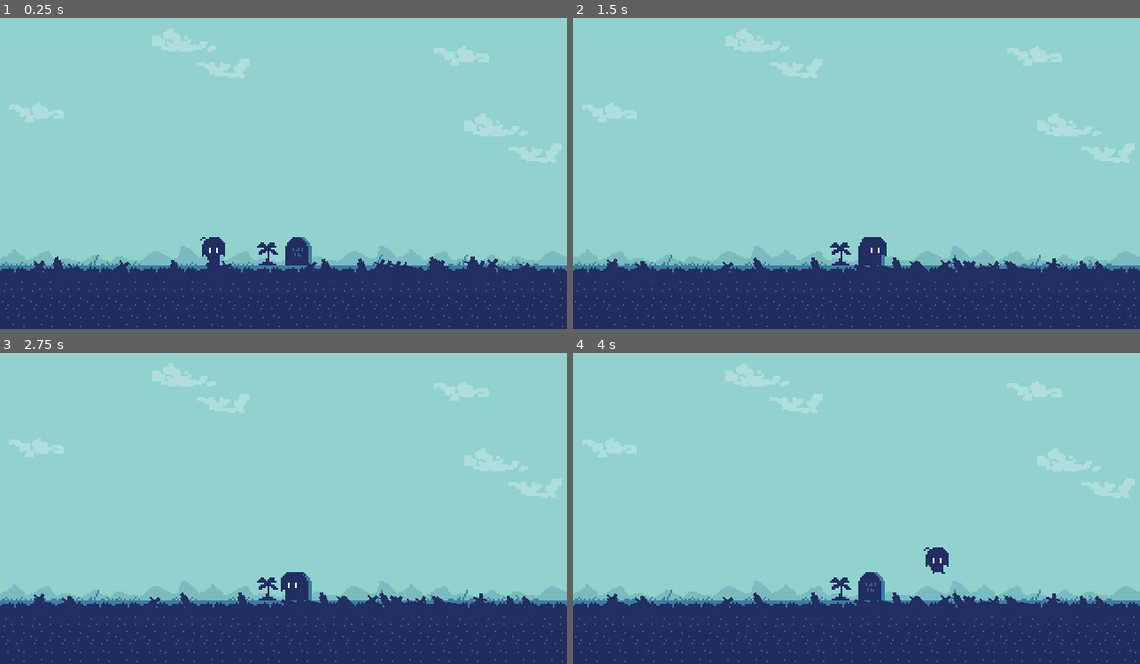
Above: before the commit, frames 1-4 (two rows, left to right).
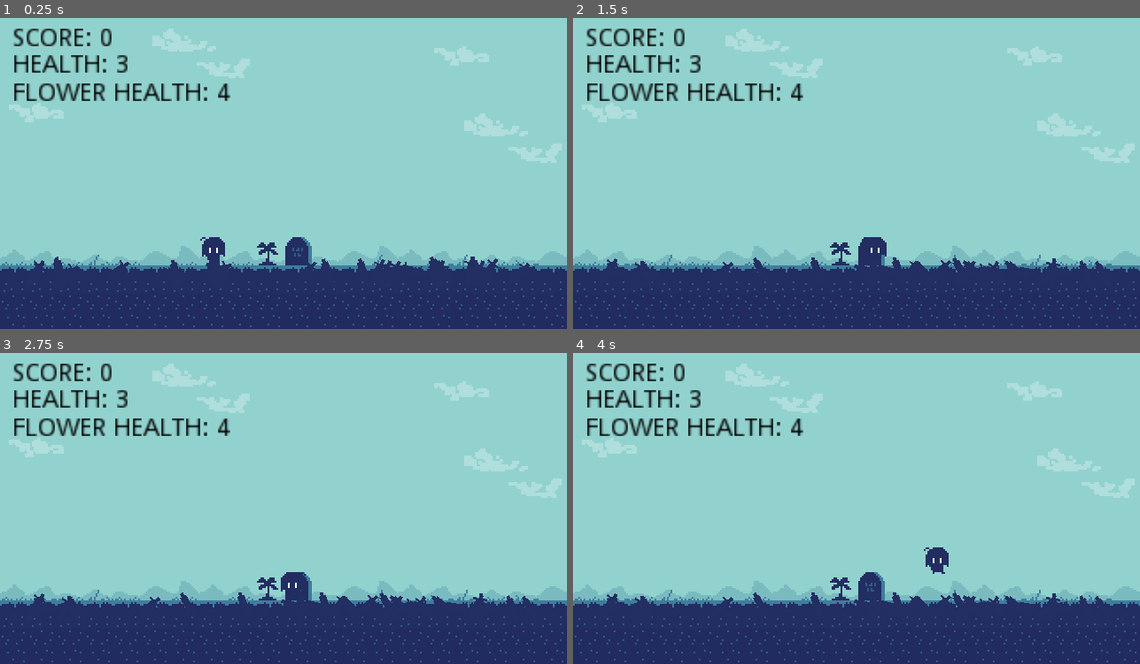
Above: after the commit, the same moments.

Repository: mwpodgorni/DDDD-Project
Game: Godot game, scene res://choice.tscn
Two runs of this game, one before a commit and one after it. Both use one fixed random seed, a clock stepped at 60 frames per second and the inputs below.
Inputs:
- Up to frame 1 (0.25 s): no input
- Up to frame 2 (1.5 s): tap Enter (ui_reload) at 0.5 s; hold Right (ui_right) 0.53-1.28 s; tap V (ui_accept) at 0.77 s; hold Left (ui_left) from 1.28 s (still down)
- Up to frame 3 (2.75 s): tap V (ui_accept) at 1.52 s; release Left (ui_left) at 2.03 s; hold Right (ui_right) from 2.03 s (still down)
- Up to frame 4 (4 s): tap V (ui_accept) at 3.02, 3.77 s; release Right (ui_right) at 3.53 s; hold Left (ui_left) from 3.53 s (still down)

The runs differ from the first frame. In frame 1, 2.1% of the frame differs, in the area x 2-41%, y 3-27%; in frame 2, 2.1%; in frame 3, 2.1%; in frame 4, 2.1%.

Commit message:
add score, player health and flower health

Diff:
--- /dev/null
+++ b/LD46/FlowerHealth.gd
@@ -0,0 +1,14 @@
+extends Label
+
+
+# Declare member variables here. Examples:
+# var a = 2
+# var b = "text"
+
+
+# Called when the node enters the scene tree for the first time.
+func _ready():
+	self.modulate = Color(0, 0, 0, 1)
+# Called every frame. 'delta' is the elapsed time since the previous frame.
+func _process(delta):
+	self.text = "FLOWER HEALTH: "+str(gl.flowerHealth)
--- /dev/null
+++ b/LD46/HEALTH.gd
@@ -0,0 +1,9 @@
+extends Label
+
+
+# Called when the node enters the scene tree for the first time.
+func _ready():
+	self.modulate = Color(0, 0, 0, 1)
+# Called every frame. 'delta' is the elapsed time since the previous frame.
+func _process(delta):
+	self.text = "HEALTH: "+str(gl.health)
--- a/LD46/LD46.tscn
+++ b/LD46/LD46.tscn
@@ -12,6 +12,9 @@
 [ext_resource path="res://LD46/sfx/jump.wav" type="AudioStream" id=10]
 [ext_resource path="res://LD46/sfx/hurt.wav" type="AudioStream" id=11]
 [ext_resource path="res://LD46/music/base.ogg" type="AudioStream" id=12]
+[ext_resource path="res://LD46/SCORE.gd" type="Script" id=13]
+[ext_resource path="res://LD46/HEALTH.gd" type="Script" id=14]
+[ext_resource path="res://LD46/FlowerHealth.gd" type="Script" id=15]
 
 [sub_resource type="TileSet" id=1]
 0/name = "sprite.png 0"
@@ -22,6 +25,10 @@
 0/tile_mode = 0
 0/occluder_offset = Vector2( 0, 0 )
 0/navigation_offset = Vector2( 0, 0 )
+0/shape_offset = Vector2( 0, 0 )
+0/shape_transform = Transform2D( 1, 0, 0, 1, 0, 0 )
+0/shape_one_way = false
+0/shape_one_way_margin = 0.0
 0/shapes = [  ]
 0/z_index = 0
 1/name = "sprite.png 1"
@@ -32,6 +39,10 @@
 1/tile_mode = 0
 1/occluder_offset = Vector2( 0, 0 )
 1/navigation_offset = Vector2( 0, 0 )
+1/shape_offset = Vector2( 0, 0 )
+1/shape_transform = Transform2D( 1, 0, 0, 1, 0, 0 )
+1/shape_one_way = false
+1/shape_one_way_margin = 0.0
 1/shapes = [  ]
 1/z_index = 0
 2/name = "sprite.png 2"
@@ -42,6 +53,10 @@
 2/tile_mode = 0
 2/occluder_offset = Vector2( 0, 0 )
 2/navigation_offset = Vector2( 0, 0 )
+2/shape_offset = Vector2( 0, 0 )
+2/shape_transform = Transform2D( 1, 0, 0, 1, 0, 0 )
+2/shape_one_way = false
+2/shape_one_way_margin = 0.0
 2/shapes = [  ]
 2/z_index = 0
 3/name = "sprite.png 3"
@@ -52,6 +67,10 @@
 3/tile_mode = 0
 3/occluder_offset = Vector2( 0, 0 )
 3/navigation_offset = Vector2( 0, 0 )
+3/shape_offset = Vector2( 0, 0 )
+3/shape_transform = Transform2D( 1, 0, 0, 1, 0, 0 )
+3/shape_one_way = false
+3/shape_one_way_margin = 0.0
 3/shapes = [  ]
 3/z_index = 0
 4/name = "sprite.png 4"
@@ -62,6 +81,10 @@
 4/tile_mode = 0
 4/occluder_offset = Vector2( 0, 0 )
 4/navigation_offset = Vector2( 0, 0 )
+4/shape_offset = Vector2( 0, 0 )
+4/shape_transform = Transform2D( 1, 0, 0, 1, 0, 0 )
+4/shape_one_way = false
+4/shape_one_way_margin = 0.0
 4/shapes = [  ]
 4/z_index = 0
 5/name = "sprite.png 5"
@@ -72,6 +95,10 @@
 5/tile_mode = 0
 5/occluder_offset = Vector2( 0, 0 )
 5/navigation_offset = Vector2( 0, 0 )
+5/shape_offset = Vector2( 0, 0 )
+5/shape_transform = Transform2D( 1, 0, 0, 1, 0, 0 )
+5/shape_one_way = false
+5/shape_one_way_margin = 0.0
 5/shapes = [  ]
 5/z_index = 0
 6/name = "sprite.png 6"
@@ -82,6 +109,10 @@
 6/tile_mode = 0
 6/occluder_offset = Vector2( 0, 0 )
 6/navigation_offset = Vector2( 0, 0 )
+6/shape_offset = Vector2( 0, 0 )
+6/shape_transform = Transform2D( 1, 0, 0, 1, 0, 0 )
+6/shape_one_way = false
+6/shape_one_way_margin = 0.0
 6/shapes = [  ]
 6/z_index = 0
 7/name = "sprite.png 7"
@@ -92,6 +123,10 @@
 7/tile_mode = 0
 7/occluder_offset = Vector2( 0, 0 )
 7/navigation_offset = Vector2( 0, 0 )
+7/shape_offset = Vector2( 0, 0 )
+7/shape_transform = Transform2D( 1, 0, 0, 1, 0, 0 )
+7/shape_one_way = false
+7/shape_one_way_margin = 0.0
 7/shapes = [  ]
 7/z_index = 0
 8/name = "sprite.png 8"
@@ -102,6 +137,10 @@
 8/tile_mode = 0
 8/occluder_offset = Vector2( 0, 0 )
 8/navigation_offset = Vector2( 0, 0 )
+8/shape_offset = Vector2( 0, 0 )
+8/shape_transform = Transform2D( 1, 0, 0, 1, 0, 0 )
+8/shape_one_way = false
+8/shape_one_way_margin = 0.0
 8/shapes = [  ]
 8/z_index = 0
 9/name = "sprite.png 9"
@@ -112,6 +151,10 @@
 9/tile_mode = 0
 9/occluder_offset = Vector2( 0, 0 )
 9/navigation_offset = Vector2( 0, 0 )
+9/shape_offset = Vector2( 0, 0 )
+9/shape_transform = Transform2D( 1, 0, 0, 1, 0, 0 )
+9/shape_one_way = false
+9/shape_one_way_margin = 0.0
 9/shapes = [  ]
 9/z_index = 0
 10/name = "sprite.png 10"
@@ -122,6 +165,10 @@
 10/tile_mode = 0
 10/occluder_offset = Vector2( 0, 0 )
 10/navigation_offset = Vector2( 0, 0 )
+10/shape_offset = Vector2( 0, 0 )
+10/shape_transform = Transform2D( 1, 0, 0, 1, 0, 0 )
+10/shape_one_way = false
+10/shape_one_way_margin = 0.0
 10/shapes = [  ]
 10/z_index = 0
 
@@ -433,8 +480,8 @@
 [node name="leaf0" type="Sprite" parent="flower"]
 position = Vector2( 183, 136 )
 texture = ExtResource( 1 )
-vframes = 64
-hframes = 64
+hframes = 64
+vframes = 64
 frame = 68
 
 [node name="tween" type="Tween" parent="flower/leaf0"]
@@ -442,8 +489,8 @@
 [node name="leaf1" type="Sprite" parent="flower"]
 position = Vector2( 183, 136 )
 texture = ExtResource( 1 )
-vframes = 64
-hframes = 64
+hframes = 64
+vframes = 64
 frame = 69
 
 [node name="tween" type="Tween" parent="flower/leaf1"]
@@ -451,8 +498,8 @@
 [node name="leaf2" type="Sprite" parent="flower"]
 position = Vector2( 183, 136 )
 texture = ExtResource( 1 )
-vframes = 64
-hframes = 64
+hframes = 64
+vframes = 64
 frame = 70
 
 [node name="tween" type="Tween" parent="flower/leaf2"]
@@ -460,8 +507,8 @@
 [node name="leaf3" type="Sprite" parent="flower"]
 position = Vector2( 183, 136 )
 texture = ExtResource( 1 )
-vframes = 64
-hframes = 64
+hframes = 64
+vframes = 64
 frame = 71
 
 [node name="tween" type="Tween" parent="flower/leaf3"]
@@ -482,8 +529,8 @@
 visible = false
 position = Vector2( 0, -5 )
 texture = ExtResource( 1 )
-vframes = 64
-hframes = 64
+hframes = 64
+vframes = 64
 frame = 5
 
 [node name="swordhit1" type="Sprite" parent="player/s"]
@@ -491,8 +538,8 @@
 position = Vector2( -4, -1 )
 rotation = -0.633555
 texture = ExtResource( 1 )
-vframes = 64
-hframes = 64
+hframes = 64
+vframes = 64
 frame = 5
 
 [node name="swordhit2" type="Sprite" parent="player/s"]
@@ -500,14 +547,14 @@
 position = Vector2( 5, -3 )
 rotation = 0.507891
 texture = ExtResource( 1 )
-vframes = 64
-hframes = 64
+hframes = 64
+vframes = 64
 frame = 5
 
 [node name="sprite" type="Sprite" parent="player"]
 texture = ExtResource( 1 )
-vframes = 64
-hframes = 64
+hframes = 64
+vframes = 64
 frame = 128
 
 [node name="shape" type="CollisionShape2D" parent="player"]
@@ -516,8 +563,8 @@
 [node name="sparks" type="Sprite" parent="player"]
 modulate = Color( 1, 1, 1, 0 )
 texture = ExtResource( 1 )
-vframes = 64
-hframes = 64
+hframes = 64
+vframes = 64
 frame = 132
 
 [node name="anim" type="AnimationPlayer" parent="player/sparks"]
@@ -529,15 +576,15 @@
 rotation = -4.44186
 texture = ExtResource( 1 )
 offset = Vector2( 0, 5 )
-vframes = 64
-hframes = 64
+hframes = 64
+vframes = 64
 frame = 5
 
 [node name="slash0" type="Area2D" parent="player"]
+collision_layer = 16
+collision_mask = 8
 monitoring = false
 monitorable = false
-collision_layer = 16
-collision_mask = 8
 script = ExtResource( 3 )
 
 [node name="sprite" type="Sprite" parent="player/slash0"]
@@ -545,8 +592,8 @@
 texture = ExtResource( 1 )
 centered = false
 offset = Vector2( -16, -16 )
-vframes = 64
-hframes = 64
+hframes = 64
+vframes = 64
 frame = 64
 
 [node name="shape" type="CollisionPolygon2D" parent="player/slash0"]
@@ -594,8 +641,8 @@
 
 [node name="sprite" type="Sprite" parent="powerup"]
 texture = ExtResource( 1 )
-vframes = 64
-hframes = 64
+hframes = 64
+vframes = 64
 frame = 196
 
 [node name="swords" type="Sprite" parent="."]
@@ -642,6 +689,31 @@
 
 [node name="step" type="AudioStreamPlayer" parent="sound"]
 stream = ExtResource( 9 )
+
+[node name="SCORE" type="Label" parent="."]
+margin_left = 7.0
+margin_top = 9.0
+margin_right = 48.0
+margin_bottom = 23.0
+text = "SCORE"
+script = ExtResource( 13 )
+
+[node name="HEALTH" type="Label" parent="."]
+margin_left = 7.0
+margin_top = 24.0
+margin_right = 57.0
+margin_bottom = 38.0
+text = "HEALTH"
+script = ExtResource( 14 )
+
+[node name="FlowerHealth" type="Label" parent="."]
+margin_left = 7.0
+margin_top = 40.0
+margin_right = 114.0
+margin_bottom = 54.0
+text = "FLOWER HEALTH"
+script = ExtResource( 15 )
+
 [connection signal="area_entered" from="flower" to="flower" method="_on_flower_area_entered"]
 [connection signal="area_entered" from="player/slash0" to="player" method="_on_sword_hit"]
 [connection signal="area_entered" from="player/hit" to="player" method="_on_got_hit"]
--- /dev/null
+++ b/LD46/SCORE.gd
@@ -0,0 +1,8 @@
+extends Label
+
+# Called when the node enters the scene tree for the first time.
+func _ready():
+	self.modulate = Color(0, 0, 0, 1)
+# Called every frame. 'delta' is the elapsed time since the previous frame.
+func _process(delta):
+	self.text = "SCORE: "+str(gl.score)
--- a/LD46/flower.gd
+++ b/LD46/flower.gd
@@ -6,6 +6,7 @@
 
 func hit():
 	hit_petals += 1;
+	gl.flowerHealth=PETALS -1- hit_petals
 	if hit_petals < PETALS:
 		var tween = petals[hit_petals].get_node("tween")
 		tween.interpolate_property(petals[hit_petals], "modulate", Color(1, 1, 1, 1), Color(1, 1, 1, 0), 1, Tween.TRANS_LINEAR, Tween.EASE_IN_OUT)
--- a/LD46/player.gd
+++ b/LD46/player.gd
@@ -50,6 +50,9 @@
 			$anim.play("dead")
 			g.completed = true
 	if Input.is_action_just_pressed("ui_reload"):
+		gl.score=0
+		gl.health=3
+		gl.flowerHealth=4
 		get_tree().reload_current_scene()
 	vel.y += g.gravity
 	position += (_d * vel)
@@ -107,15 +110,19 @@
 
 
 func _on_sword_hit(body):
+	print("Sword hit")
 	if body.hitting:
 		$sparks.position = body.position - position
 		$sparks.rotation = $sparks.position.angle() - PI / 2
 		get_node("sparks/anim").play("spark")
 		body.hit($sparks.position.normalized())
+		gl.score+=100
 
 func _on_got_hit(area):
+	print("Got hit")
 	get_node("../sound/hurt").play()
 	hits = clamp(hits + 1, 0, MAX_HITS - 1)
+	gl.health = MAX_HITS-1-hits
 	area.reset()
 	swords[hits].visible = true
 	if hits == MAX_HITS - 1 and not g.completed:
--- a/LD46/sword.gd
+++ b/LD46/sword.gd
@@ -70,6 +70,7 @@
 
 
 
+
 func _process(_d):
 	if rotating:
 		set_position(position + dir * _d)
--- a/postjam/flower.gd
+++ b/postjam/flower.gd
@@ -5,6 +5,7 @@
 const PETALS = 4
 
 func hit():
+	print("HIT PETALS")
 	hit_petals += 1;
 	if hit_petals < PETALS:
 		var tween = petals[hit_petals].get_node("tween")
--- a/postjam/globals.gd
+++ b/postjam/globals.gd
@@ -4,3 +4,6 @@
 var completed = false
 var gravity = 10
 var SCREEN_SIZE = Vector2(320, 180)
+var score = 0
+var health = 3
+var flowerHealth = 4
--- a/postjam/postjam.tscn
+++ b/postjam/postjam.tscn
@@ -12,6 +12,7 @@
 [ext_resource path="res://postjam/sfx/jump.wav" type="AudioStream" id=10]
 [ext_resource path="res://postjam/sfx/hurt.wav" type="AudioStream" id=11]
 [ext_resource path="res://postjam/music/base.ogg" type="AudioStream" id=12]
+[ext_resource path="res://postjam/Score.gd" type="Script" id=13]
 
 [sub_resource type="TileSet" id=1]
 0/name = "sprite.png 0"
@@ -22,6 +23,10 @@
 0/tile_mode = 0
 0/occluder_offset = Vector2( 0, 0 )
 0/navigation_offset = Vector2( 0, 0 )
+0/shape_offset = Vector2( 0, 0 )
+0/shape_transform = Transform2D( 1, 0, 0, 1, 0, 0 )
+0/shape_one_way = false
+0/shape_one_way_margin = 0.0
 0/shapes = [  ]
 0/z_index = 0
 1/name = "sprite.png 1"
@@ -32,6 +37,10 @@
 1/tile_mode = 0
 1/occluder_offset = Vector2( 0, 0 )
 1/navigation_offset = Vector2( 0, 0 )
+1/shape_offset = Vector2( 0, 0 )
+1/shape_transform = Transform2D( 1, 0, 0, 1, 0, 0 )
+1/shape_one_way = false
+1/shape_one_way_margin = 0.0
 1/shapes = [  ]
 1/z_index = 0
 2/name = "sprite.png 2"
@@ -42,6 +51,10 @@
 2/tile_mode = 0
 2/occluder_offset = Vector2( 0, 0 )
 2/navigation_offset = Vector2( 0, 0 )
+2/shape_offset = Vector2( 0, 0 )
+2/shape_transform = Transform2D( 1, 0, 0, 1, 0, 0 )
+2/shape_one_way = false
+2/shape_one_way_margin = 0.0
 2/shapes = [  ]
 2/z_index = 0
 3/name = "sprite.png 3"
@@ -52,6 +65,10 @@
 3/tile_mode = 0
 3/occluder_offset = Vector2( 0, 0 )
 3/navigation_offset = Vector2( 0, 0 )
+3/shape_offset = Vector2( 0, 0 )
+3/shape_transform = Transform2D( 1, 0, 0, 1, 0, 0 )
+3/shape_one_way = false
+3/shape_one_way_margin = 0.0
 3/shapes = [  ]
 3/z_index = 0
 4/name = "sprite.png 4"
@@ -62,6 +79,10 @@
 4/tile_mode = 0
 4/occluder_offset = Vector2( 0, 0 )
 4/navigation_offset = Vector2( 0, 0 )
+4/shape_offset = Vector2( 0, 0 )
+4/shape_transform = Transform2D( 1, 0, 0, 1, 0, 0 )
+4/shape_one_way = false
+4/shape_one_way_margin = 0.0
 4/shapes = [  ]
 4/z_index = 0
 5/name = "sprite.png 5"
@@ -72,6 +93,10 @@
 5/tile_mode = 0
 5/occluder_offset = Vector2( 0, 0 )
 5/navigation_offset = Vector2( 0, 0 )
+5/shape_offset = Vector2( 0, 0 )
+5/shape_transform = Transform2D( 1, 0, 0, 1, 0, 0 )
+5/shape_one_way = false
+5/shape_one_way_margin = 0.0
 5/shapes = [  ]
 5/z_index = 0
 6/name = "sprite.png 6"
@@ -82,6 +107,10 @@
 6/tile_mode = 0
 6/occluder_offset = Vector2( 0, 0 )
 6/navigation_offset = Vector2( 0, 0 )
+6/shape_offset = Vector2( 0, 0 )
+6/shape_transform = Transform2D( 1, 0, 0, 1, 0, 0 )
+6/shape_one_way = false
+6/shape_one_way_margin = 0.0
 6/shapes = [  ]
 6/z_index = 0
 7/name = "sprite.png 7"
@@ -92,6 +121,10 @@
 7/tile_mode = 0
 7/occluder_offset = Vector2( 0, 0 )
 7/navigation_offset = Vector2( 0, 0 )
+7/shape_offset = Vector2( 0, 0 )
+7/shape_transform = Transform2D( 1, 0, 0, 1, 0, 0 )
+7/shape_one_way = false
+7/shape_one_way_margin = 0.0
 7/shapes = [  ]
 7/z_index = 0
 8/name = "sprite.png 8"
@@ -102,6 +135,10 @@
 8/tile_mode = 0
 8/occluder_offset = Vector2( 0, 0 )
 8/navigation_offset = Vector2( 0, 0 )
+8/shape_offset = Vector2( 0, 0 )
+8/shape_transform = Transform2D( 1, 0, 0, 1, 0, 0 )
+8/shape_one_way = false
+8/shape_one_way_margin = 0.0
 8/shapes = [  ]
 8/z_index = 0
 9/name = "sprite.png 9"
@@ -112,6 +149,10 @@
 9/tile_mode = 0
 9/occluder_offset = Vector2( 0, 0 )
 9/navigation_offset = Vector2( 0, 0 )
+9/shape_offset = Vector2( 0, 0 )
+9/shape_transform = Transform2D( 1, 0, 0, 1, 0, 0 )
+9/shape_one_way = false
+9/shape_one_way_margin = 0.0
 9/shapes = [  ]
 9/z_index = 0
 10/name = "sprite.png 10"
@@ -122,6 +163,10 @@
 10/tile_mode = 0
 10/occluder_offset = Vector2( 0, 0 )
 10/navigation_offset = Vector2( 0, 0 )
+10/shape_offset = Vector2( 0, 0 )
+10/shape_transform = Transform2D( 1, 0, 0, 1, 0, 0 )
+10/shape_one_way = false
+10/shape_one_way_margin = 0.0
 10/shapes = [  ]
 10/z_index = 0
 
@@ -433,8 +478,8 @@
 [node name="leaf0" type="Sprite" parent="flower"]
 position = Vector2( 183, 136 )
 texture = ExtResource( 1 )
-vframes = 64
-hframes = 64
+hframes = 64
+vframes = 64
 frame = 68
 
 [node name="tween" type="Tween" parent="flower/leaf0"]
@@ -442,8 +487,8 @@
 [node name="leaf1" type="Sprite" parent="flower"]
 position = Vector2( 183, 136 )
 texture = ExtResource( 1 )
-vframes = 64
-hframes = 64
+hframes = 64
+vframes = 64
 frame = 69
 
 [node name="tween" type="Tween" parent="flower/leaf1"]
@@ -451,8 +496,8 @@
 [node name="leaf2" type="Sprite" parent="flower"]
 position = Vector2( 183, 136 )
 texture = ExtResource( 1 )
-vframes = 64
-hframes = 64
+hframes = 64
+vframes = 64
 frame = 70
 
 [node name="tween" type="Tween" parent="flower/leaf2"]
@@ -460,8 +505,8 @@
 [node name="leaf3" type="Sprite" parent="flower"]
 position = Vector2( 183, 136 )
 texture = ExtResource( 1 )
-vframes = 64
-hframes = 64
+hframes = 64
+vframes = 64
 frame = 71
 
 [node name="tween" type="Tween" parent="flower/leaf3"]
@@ -482,8 +527,8 @@
 visible = false
 position = Vector2( 0, -5 )
 texture = ExtResource( 1 )
-vframes = 64
-hframes = 64
+hframes = 64
+vframes = 64
 frame = 5
 
 [node name="swordhit1" type="Sprite" parent="player/s"]
@@ -491,8 +536,8 @@
 position = Vector2( -4, -1 )
 rotation = -0.633555
 texture = ExtResource( 1 )
-vframes = 64
-hframes = 64
+hframes = 64
+vframes = 64
 frame = 5
 
 [node name="swordhit2" type="Sprite" parent="player/s"]
@@ -500,14 +545,14 @@
 position = Vector2( 5, -3 )
 rotation = 0.507891
 texture = ExtResource( 1 )
-vframes = 64
-hframes = 64
+hframes = 64
+vframes = 64
 frame = 5
 
 [node name="sprite" type="Sprite" parent="player"]
 texture = ExtResource( 1 )
-vframes = 64
-hframes = 64
+hframes = 64
+vframes = 64
 frame = 128
 
 [node name="shape" type="CollisionShape2D" parent="player"]
@@ -516,8 +561,8 @@
 [node name="sparks" type="Sprite" parent="player"]
 modulate = Color( 1, 1, 1, 0 )
 texture = ExtResource( 1 )
-vframes = 64
-hframes = 64
+hframes = 64
+vframes = 64
 frame = 132
 
 [node name="anim" type="AnimationPlayer" parent="player/sparks"]
@@ -529,15 +574,15 @@
 rotation = -4.44186
 texture = ExtResource( 1 )
 offset = Vector2( 0, 5 )
-vframes = 64
-hframes = 64
+hframes = 64
+vframes = 64
 frame = 5
 
 [node name="slash0" type="Area2D" parent="player"]
+collision_layer = 16
+collision_mask = 8
 monitoring = false
 monitorable = false
-collision_layer = 16
-collision_mask = 8
 script = ExtResource( 3 )
 
 [node name="sprite" type="Sprite" parent="player/slash0"]
@@ -545,8 +590,8 @@
 texture = ExtResource( 1 )
 centered = false
 offset = Vector2( -16, -16 )
-vframes = 64
-hframes = 64
+hframes = 64
+vframes = 64
 frame = 64
 
 [node name="shape" type="CollisionPolygon2D" parent="player/slash0"]
@@ -594,8 +639,8 @@
 
 [node name="sprite" type="Sprite" parent="powerup"]
 texture = ExtResource( 1 )
-vframes = 64
-hframes = 64
+hframes = 64
+vframes = 64
 frame = 196
 
 [node name="swords" type="Sprite" parent="."]
@@ -642,6 +687,12 @@
 
 [node name="step" type="AudioStreamPlayer" parent="sound"]
 stream = ExtResource( 9 )
+
+[node name="Score" type="Label" parent="."]
+margin_right = 40.0
+margin_bottom = 14.0
+script = ExtResource( 13 )
+
 [connection signal="area_entered" from="flower" to="flower" method="_on_flower_area_entered"]
 [connection signal="area_entered" from="player/slash0" to="player" method="_on_sword_hit"]
 [connection signal="area_entered" from="player/hit" to="player" method="_on_got_hit"]
Not shown: 1 places in LD46/LD46.tscn that only renumber resources
Not shown: 1 places in postjam/postjam.tscn that only renumber resources
